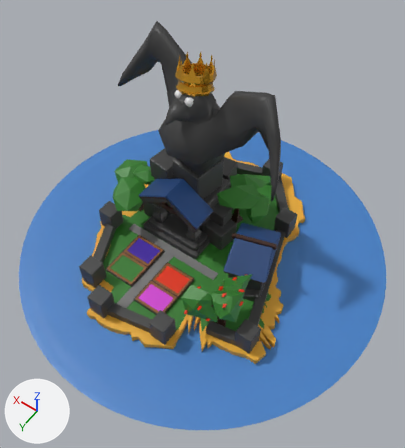
One commit to the glTF model meshes/island_Haven.gltf: the scene before it, then after it.
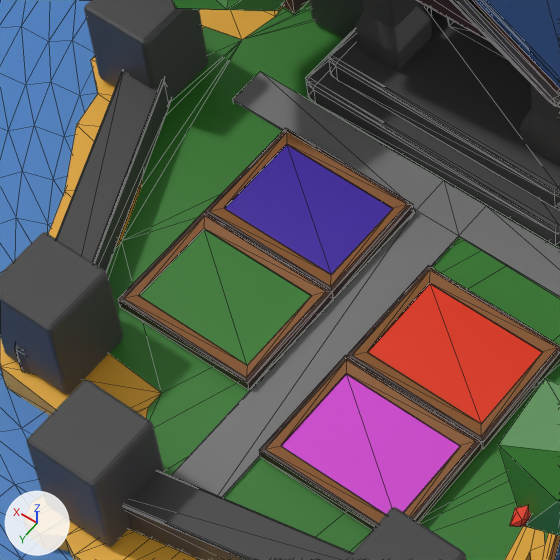
Each version appears first whole from a 50 mm lens placed at (-2490.0, -488.0, 1042.0), pointed at (-2093.0, -1043.0, 169.0), and next in a close-up on the part from 20% to 48% of the width and 47% to 72% of the height. Lighting does not change. The marker at lower left points along +X, +Y and +Z. The close-ups show mesh edges as thin lines. Where no turn or scale is listed for an object, it has been applied to the vertices. Vertices at the same position are counted once.

Objects in the first close-up: 'Plane.004', 'Stone.003', 'Stone.013', 'Stone.016', 'Stone.018', 'Stone.028', 'Stone.029', 'Stone.030', 'Stone.034', 'Tree.009', 'island_Haven', 'water_Haven'.
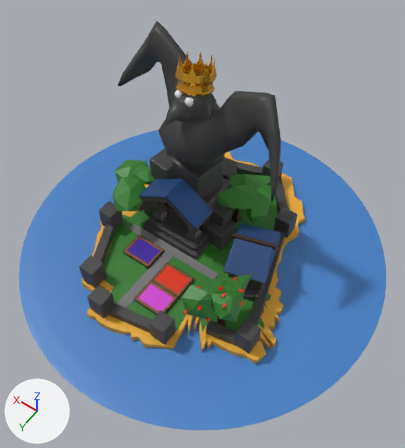
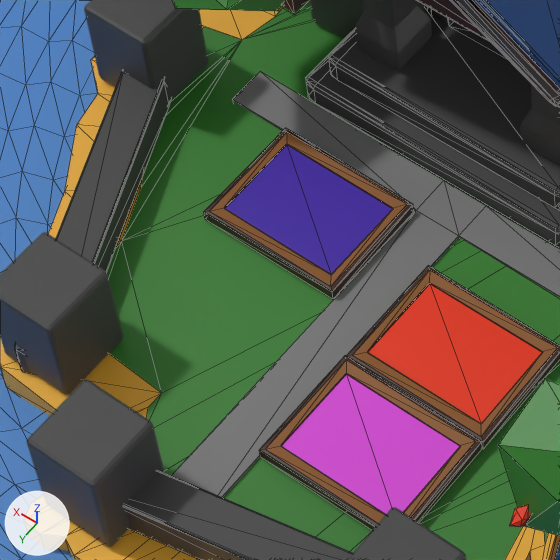
What differs and where, as boxes [x1, y1, x2, y2] in the close-ups (560 x 560 px):
'Plane.004', reshaped: before [118, 128, 560, 530]; after [204, 128, 560, 530]
part 1 of me_plane, deleted: before [118, 212, 333, 390]

The change, as a list of edits to the scene's bpy script:
```text
Change me_plane:
    where me_plane.from_pydata(...)  # 80 vertices, 144 faces; spans x -44.0..127.0, y -90.0..45.0, z 0.0..6.0
    used by ob_plane_004; location = (-2055.7, -936.0, 19.1)
    remove me_plane.materials.append(mat_grass)  # dark green #327c29
    me_plane part 1: the loose piece of 20 vertices spanning x 55.0..127.0, y -34.0..23.0, z 0.0..6.0 is deleted
```
